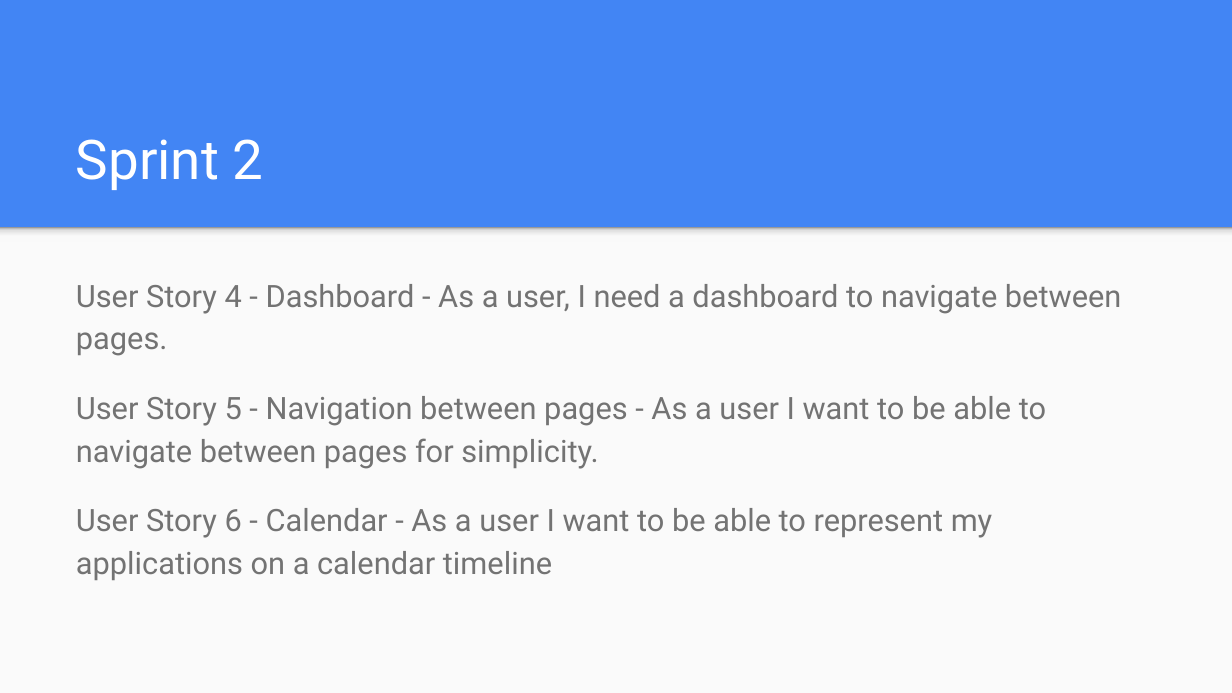
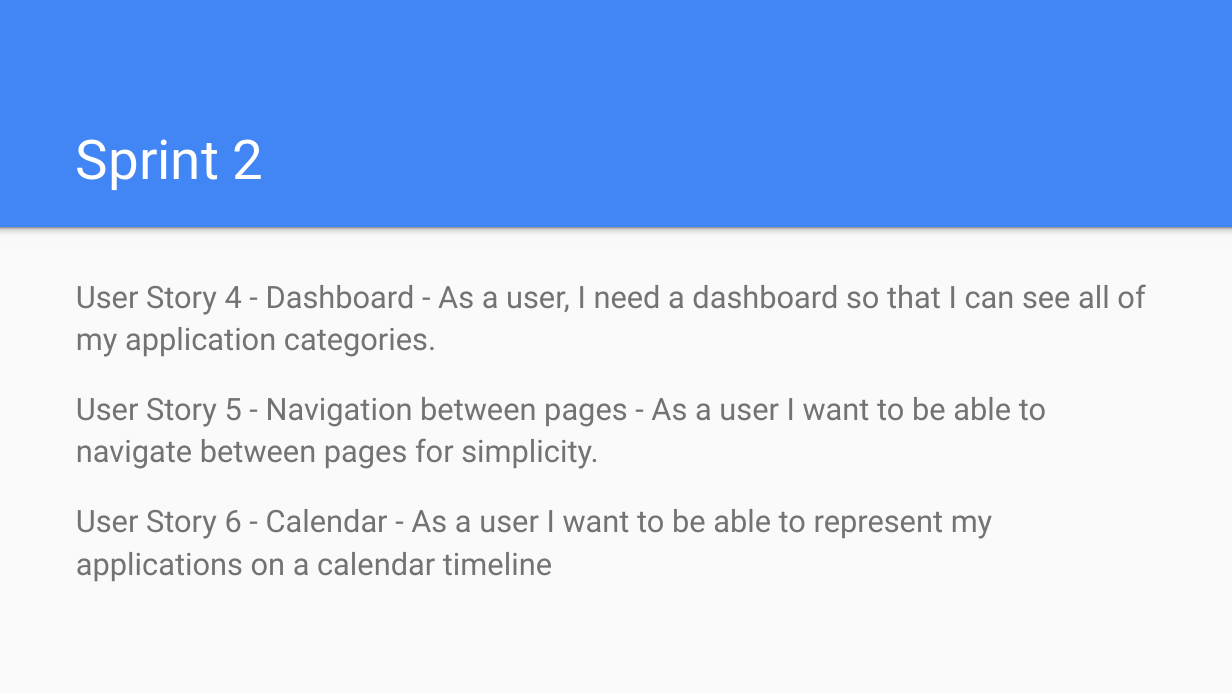
Before and after one commit to StevenSuh/CMPS115Winter2018---Job-Application-Organizer, a slide deck: slide 4 of Planning/1-18-2018/Initial Presentation.pptx. Drawn at 1232x693 pixels with LibreOffice and Linux fonts; fonts in the diff are those of the drawing. Boxes give left, top, right and bottom in pixels: in the first picture for what was removed or moved away, otherwise in the second. Text is boxed around its words. In the diff, an @@ line names an element or a change of style, - is before the commit and + after.

```diff
--- a/Planning/1-18-2018/Initial Presentation.pptx
+++ b/Planning/1-18-2018/Initial Presentation.pptx
@@ text at (76,284,1145,357): text changed @@
-User Story 4 - Dashboard - As a user, I need a dashboard to navigate between pages.
+User Story 4 - Dashboard - As a user, I need a dashboard so that I can see all of my application categories.
```
Also in this commit, not shown: 1 other slide changed, 1 other file.
